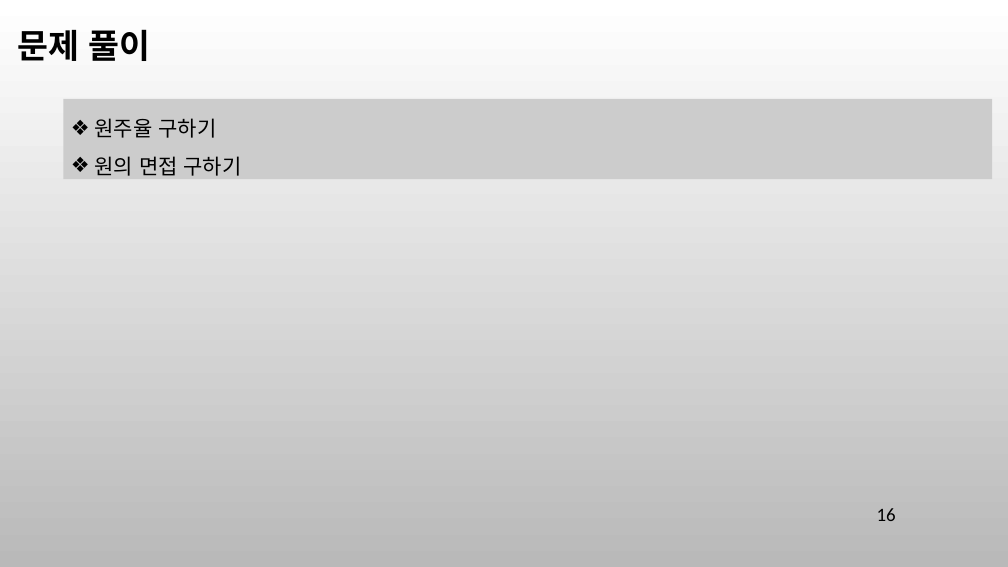
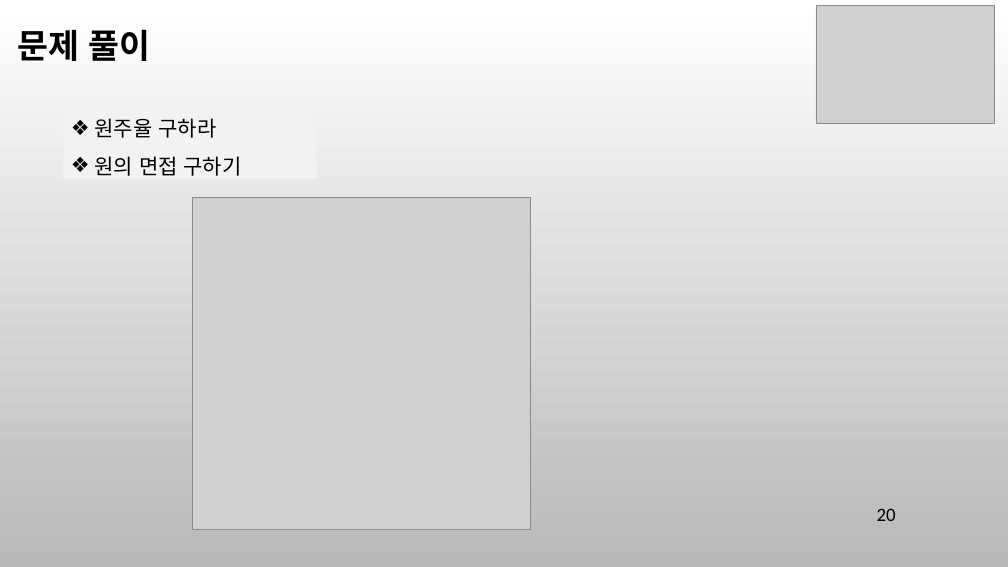
Before and after one commit to ancestor9/mathematics-for-machine-learning, a slide deck: slide 20 of 8_Modeling & Simulation.pptx (slide 16 before the commit). Drawn at 1008x567 pixels with LibreOffice and Linux fonts; fonts in the diff are those of the drawing; grey boxes stand for pictures; background and template pictures are left out. Boxes give left, top, right and bottom in pixels: in the first picture for what was removed or moved away, otherwise in the second. Text is boxed around its words. In the diff, an @@ line names an element or a change of style, - is before the commit and + after.

```diff
--- a/8_Modeling & Simulation.pptx
+++ b/8_Modeling & Simulation.pptx
@@ picture added at [816,5,994,123] @@
@@ rectangle "원주율 구하라": place and size @@
-rectangle "원주율 구하라" at [64,99,992,179]
+rectangle "원주율 구하라" at [64,99,317,179]
@@ rectangle "원주율 구하라" at [64,99,317,179]: fill #CCCCCC to #F2F2F2 @@
@@ text in rectangle at [94,118,216,138]: text changed @@
-❖ 원주율 구하기
+❖ 원주율 구하라
@@ picture added at [193,197,530,529] @@
@@ page number at [877,508,896,521]: text changed @@
-16
+20
```
Also in this commit, not shown: 11 other slides changed, 8 slides added, 2 slides removed.
